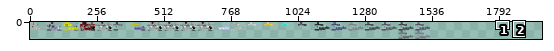
Two versions of one sprite sheet, assets/minecraft/textures/models/armor/leather_layer_1.png. Above: a wide view before the commit, with the close-up outlined.
Close-up. Before the edit:
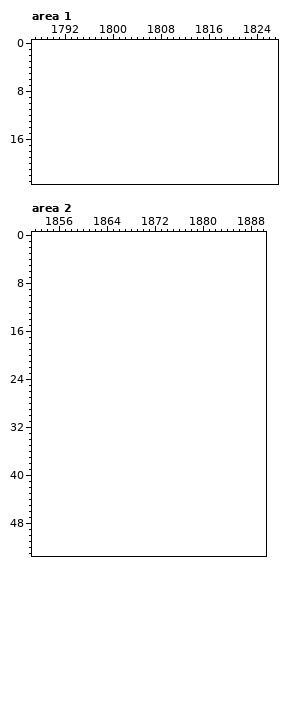
The file is 1536x64 pixels. Colours within 5 levels of each other are drawn and written as one. Shown: area 1: x 1787..1827, y 0..23; area 2: x 1852..1890, y 0..53. The old version is drawn lined up with the new one, on the new canvas. The wide view leaves out empty margins. The commit also changed other parts of the picture, which this record leaves out.
After the commit:
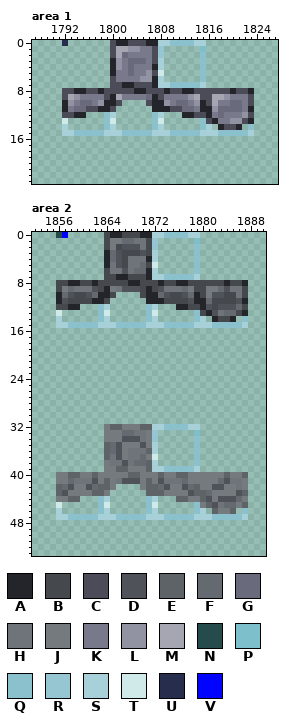
Palette (. is transparent): A #24252b  B #45494e  C #4b4c58  D #4f5359  E #5e6368  F #646a70  G #696a7b  H #6f747a  J #757a7f  K #787a8c  L #9293a2  M #a5a6b2  N #254b4c  P #7ebfcc  Q #8bc1cd  R #96c6d1  S #a8d0d9  T #d0eae9  U #272d4c  V #0203ff
What changed:
canvas 1536x64 -> 1984x64
Changed rows in their new state; - is an unchanged pixel.
Area 1:
first column x 1792:
 0 U-------CAACCCAASSQQQQSS--------
 1 --------CMMLLKKCR------P--------
 2 --------CMGKKKKCR------Q--------
 3 --------ALKGGGKCS------Q--------
 4 --------ALKGKKKAS------Q--------
 5 --------AKKGKKLCT------Q--------
 6 --------CKKKKLLAS------Q--------
 7 --------CCAACCCASSQQQQQS--------
 8 CCAACCACCCCCAACCCACCAACCCCCCACCA
 9 CMLKKKKCAMKKKKGACKKKKLMCCMMLKKKC
10 ALKGGKLAAC----CAALKGGKLACMKKGGKC
11 AKGGCCAAC------AAACCGGKAALGGGGKA
12 CCAA---QS------QS---AACCAKGKKKLC
13 T------QT------QT------QCAKKLLCA
14 S------QS------QS------QS-ACCA-Q
15 SSQQQQQSSSQQQQQSSSQQQQQSSSQQQQQS
Area 2:
first column x 1856:
 0 NV------BAABBBAASSQQQQSS--------
 1 --------BJJFFHHBR------P--------
 2 --------BJBDDDHBR------Q--------
 3 --------AFDBBBDBS------Q--------
 4 --------AFDBHHHAS------Q--------
 5 --------AHDBHHFBT------Q--------
 6 --------BHHDHFFAS------Q--------
 7 --------BBAABBBASSQQQQQS--------
 8 BBAABBABBBBBAABBBABBAABBBBBBABBA
 9 BJFHHHDBAJHDDDBABDHHHFJBBJJFDHHB
10 AFDBBDFAAB----BAAFDBBDFABJDDBBHB
11 ADBBBBAAB------AAABBBBDAAFBBBBDA
12 BBAA---QS------QS---AABBADBDDDFB
13 T------QT------QT------QBADHFFBA
14 S------QS------QS------QS-ABBA-Q
15 SSQQQQQSSSQQQQQSSSQQQQQSSSQQQQQS
first column x 1856:
32 --------JEEJJJEESSQQQQSS--------
33 --------JJJFFHHJR------P--------
34 --------JJJDDDHJR------Q--------
35 --------EFDJJJDJS------Q--------
36 --------EFDJHHHES------Q--------
37 --------EHDJHHFJT------Q--------
38 --------JHHDHFFES------Q--------
39 --------JJEEJJJESSQQQQQS--------
40 JJEEJJEJJJJJEEJJJEJJEEJJJJJJEJJE
41 JJFHHHDJEJHDDDJEJDHHHFJJJJJFDHHJ
42 EFDJJDFEEJ----JEEFDJJDFEJJDDJJHJ
43 EDJJJJEEJ------EEEJJJJDEEFJJJJDE
44 JJEE---QS------QS---EEJJEDJDDDFJ
45 T------QT------QT------QJEDHFFJE
46 S------QS------QS------QS-EJJE-Q
47 SSQQQQQSSSQQQQQSSSQQQQQSSSQQQQQS
Boxes around the changes in both close-ups, in picture pixels (x1, y1, x2, y2):
added: (62, 40, 254, 136)
added: (56, 232, 248, 328)
added: (56, 424, 248, 520)
